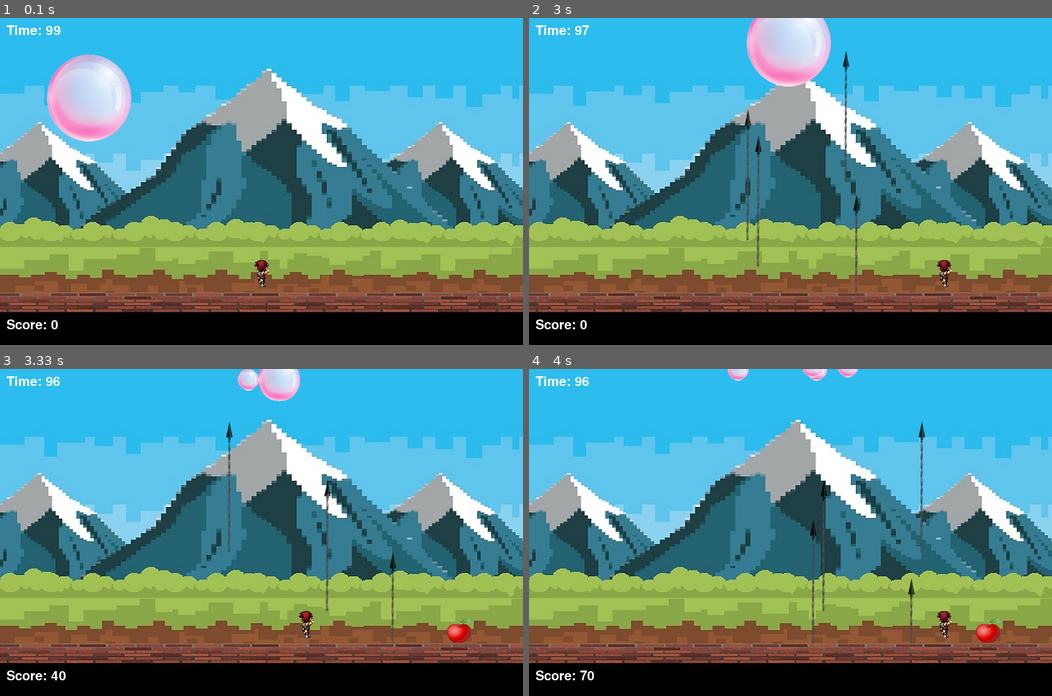
Above: before the commit, frames 1-4 (two rows, left to right).
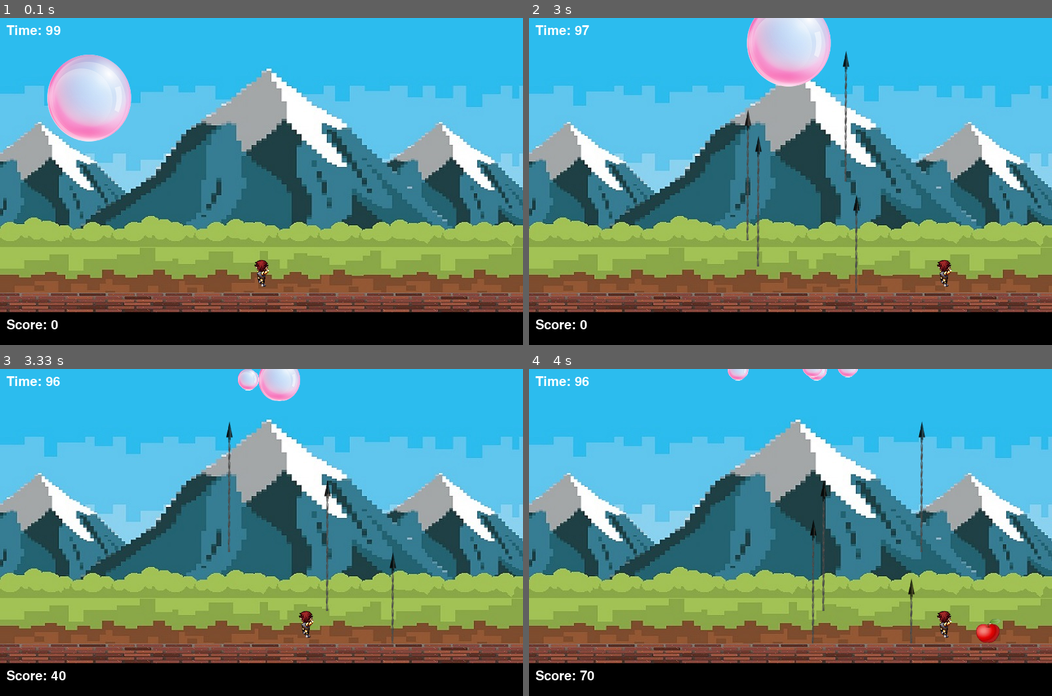
Above: after the commit, the same moments.

Repository: leeeha/OSS_Project
Game: pygame game, started from pygame_project/7_final_project.py
Two runs of this game, one before a commit and one after it. Both use one fixed random seed, a clock stepped at 60 frames per second and the inputs below.
Inputs:
- Up to frame 1 (0.1 s): no input
- Up to frame 2 (3 s): hold Right 0.33-0.8 s; hold Right 0.83-1.3 s; tap Space at 0.9, 1.2, 1.4, 1.7, 1.97, 2.27, 2.4, 2.7 s; hold Left 1.33-1.87 s; hold Left 1.9-2.3 s; hold Right 2.33-2.97 s
- Up to frame 3 (3.33 s): hold Left from 3 s (still down); tap Space at 3.07 s
- Up to frame 4 (4 s): tap Space at 3.37, 3.57, 3.87 s; release Left at 3.47 s; hold Right 3.5-3.97 s

Frames 1-2 are identical in both runs. In frame 3, 0.2% of the frame differs, in the area x 85-91%, y 76-84%; in frame 4, nothing differs.

Commit message:
feat: 50점을 넘으면 아이템이 등장하도록

Diff:
--- a/pygame_project/7_final_project.py
+++ b/pygame_project/7_final_project.py
@@ -56,7 +56,7 @@
 item_size = item.get_rect().size
 item_width = item_size[0]
 item_height = item_size[1]
-
+item_appear_score = 50
 items = []
 
 # 아이템의 위치 변화량
@@ -238,8 +238,8 @@
                         score += plus_score[i]
                         break
 
-                # TODO: 랜덤한 x 좌표에 아이템이 떨어진다.
-                if score >= 30:
+                # 특정 점수를 넘으면, 랜덤한 x 좌표에 아이템이 등장한다.
+                if score >= item_appear_score:
                     if len(items) == 0:
                         item_pos_x = random.randint(0, screen_width - item_width)
                         item_pos_y = screen_height - scoreboard_height - stage_height - item_height
@@ -304,7 +304,6 @@
         item_rect.top = items[0][1]  # item_pos_y
 
         if character_rect.colliderect(item_rect):
-            print("아이템과 캐릭터의 충돌")
             score += 100
             del items[0]
 
@@ -334,7 +333,7 @@
     screen.blit(stage, (0, screen_height - scoreboard_height - stage_height))
     screen.blit(character, (character_pos_x, character_pos_y))
 
-    # TODO: 아이템 그리기
+    # 아이템 그리기
     for item_pos_x, item_pos_y in items:
         screen.blit(item, (item_pos_x, item_pos_y))
 
Not shown, changed: README.md
